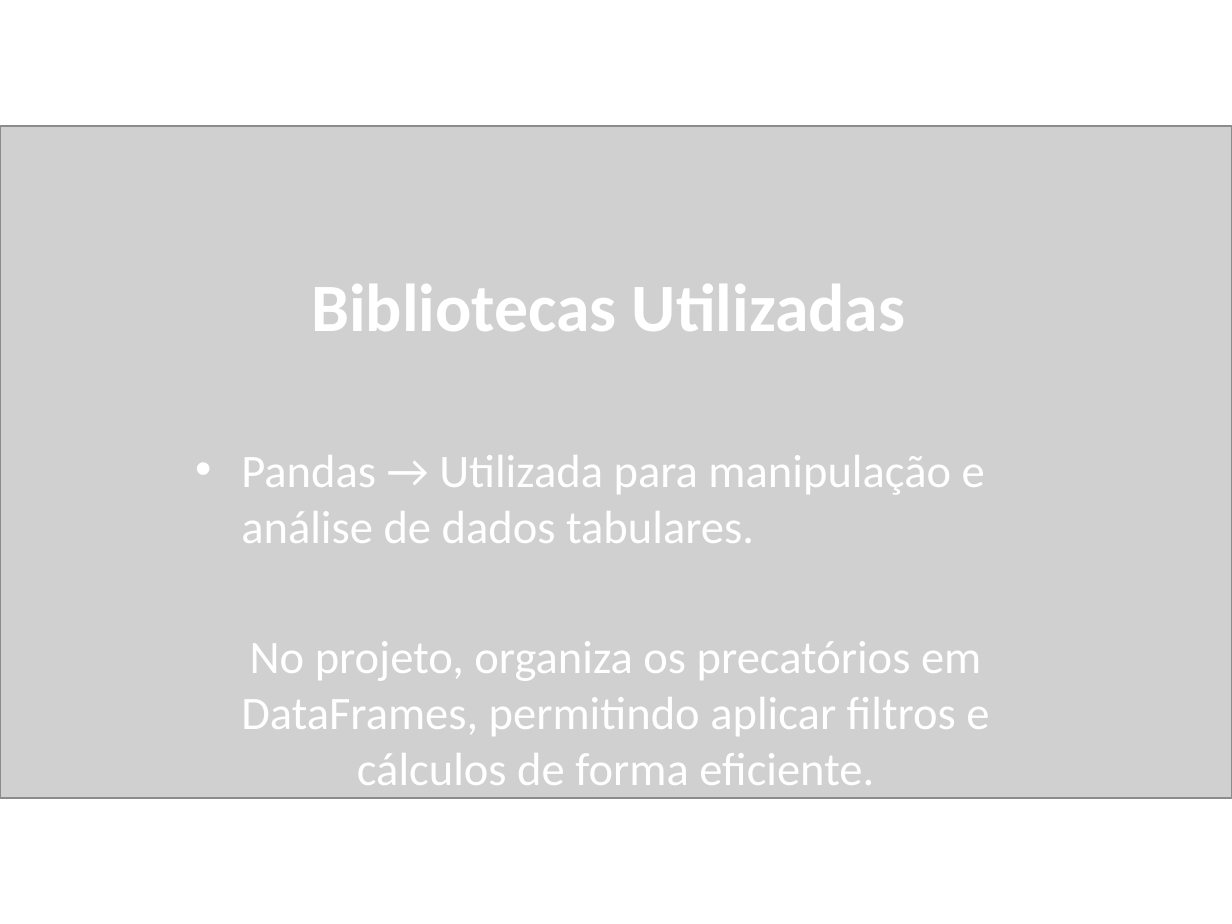
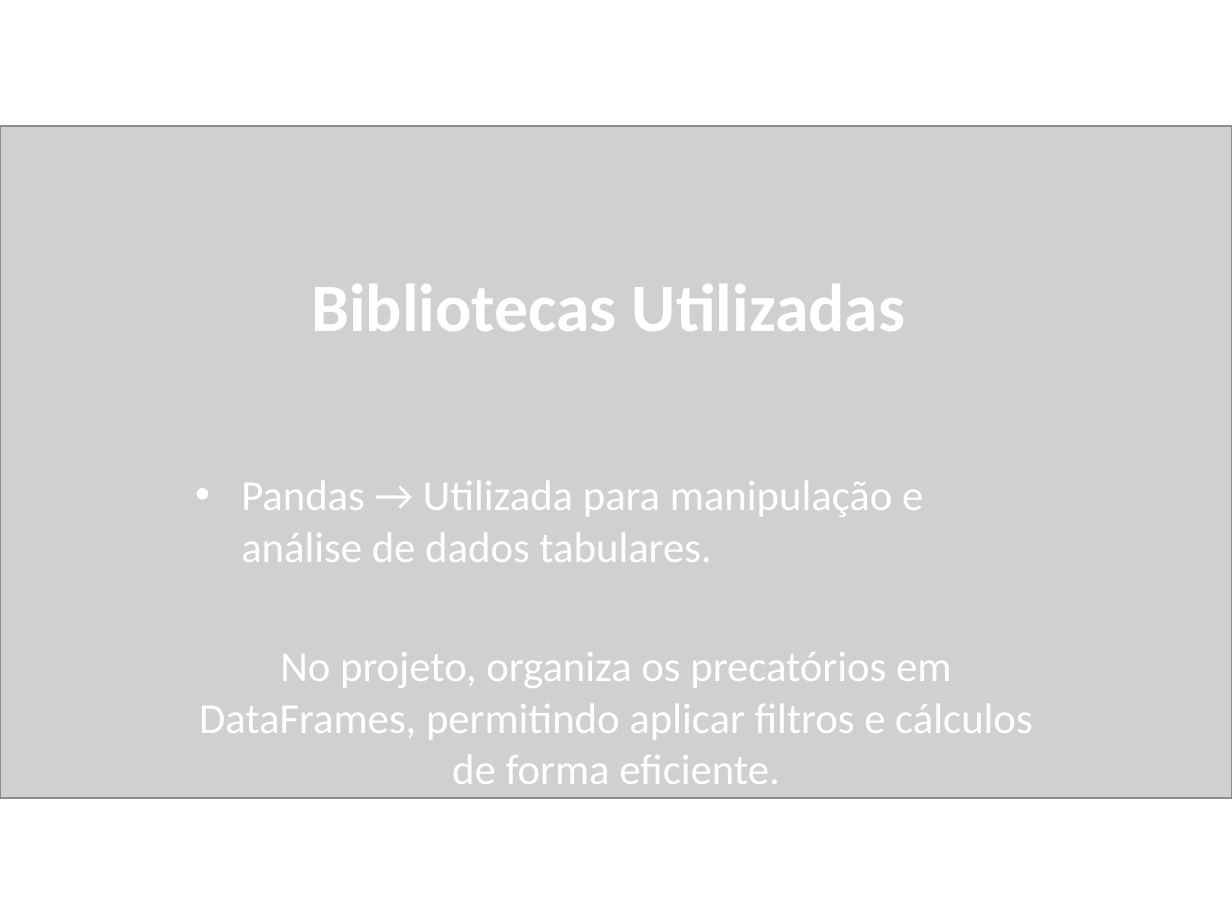
Before and after one commit to projetosapre/SapreProject, a slide deck: slide 7 of Dashboard_SAPRE.pptx (slide 6 before the commit). Drawn at 1232x924 pixels with LibreOffice and Linux fonts; fonts in the diff are those of the drawing; grey boxes stand for pictures. Boxes give left, top, right and bottom in pixels: in the first picture for what was removed or moved away, otherwise in the second. Text is boxed around its words. In the diff, an @@ line names an element or a change of style, - is before the commit and + after.

```diff
--- a/Dashboard_SAPRE.pptx
+++ b/Dashboard_SAPRE.pptx
@@ text "Pandas → Utilizada para manipulação ...": place and size @@
-text "Pandas → Utilizada para manipulação ..." at [241,455,989,785]
+text "Pandas → Utilizada para manipulação ..." at [199,481,1032,784]
@@ text "Pandas → Utilizada para manipulação ..." at [199,481,1032,784]: size 27.2 to 25 pt @@
```
Also in this commit, not shown: 8 other slides changed, 2 slides added.
